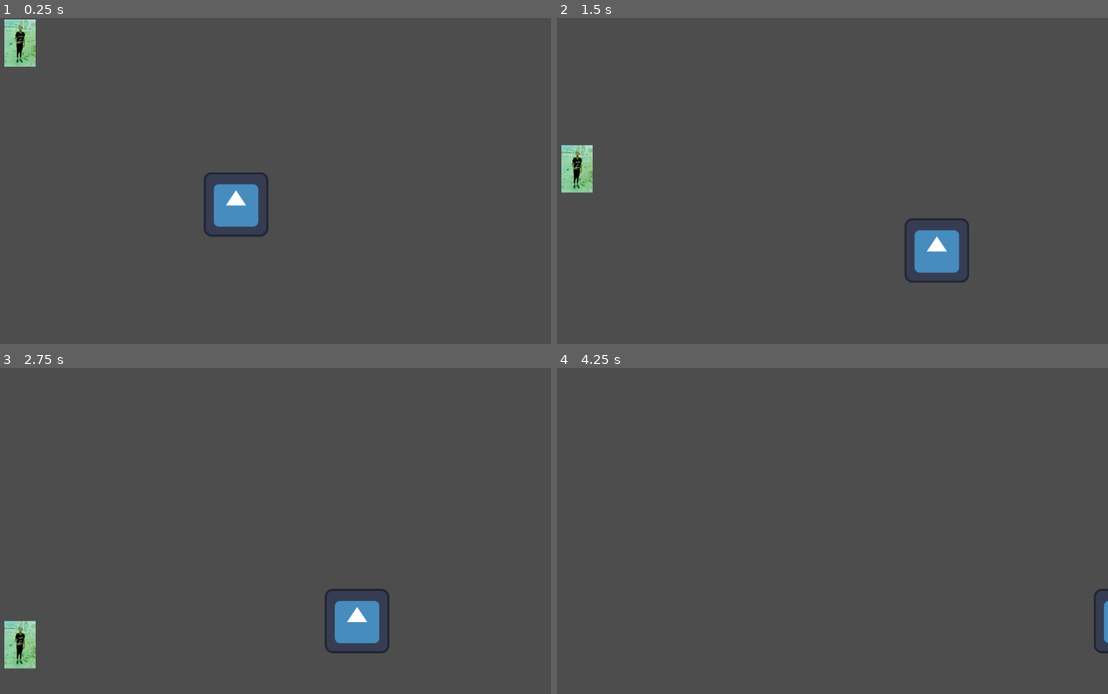
Above: before the commit, frames 1-4 (two rows, left to right).
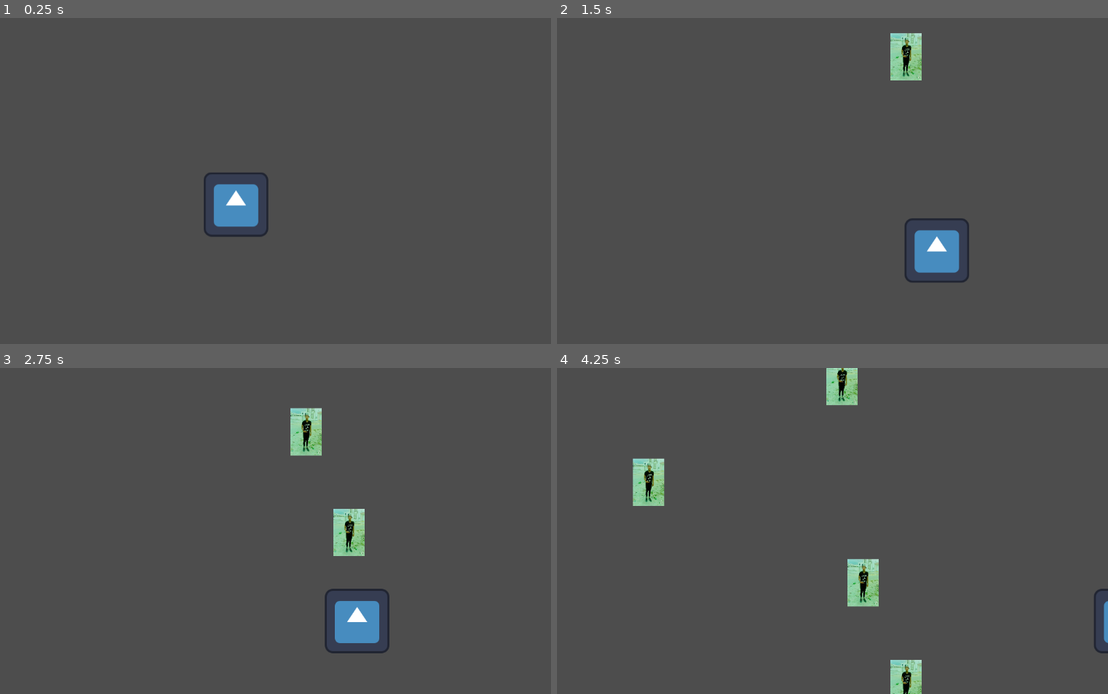
Above: after the commit, the same moments.

Repository: KarimMiladi/stanczyk
Game: Godot game, scene res://main/main.tscn
The game is run twice, just before and just after one commit, with the same random seed, the same clock (stepped at 60 frames per second) and the same inputs. The engine's default icon, where the game draws it, is replaced by a stand-in: a white triangle on a blue panel in a dark square.
Inputs:
- Up to frame 1 (0.25 s): no input
- Up to frame 2 (1.5 s): tap Enter (ui_accept) at 0.5, 0.77 s; hold Right (ui_right) from 0.53 s (still down)
- Up to frame 3 (2.75 s): tap Enter (ui_accept) at 1.52 s; release Right (ui_right) at 2.03 s; hold Left (ui_left) from 2.03 s (still down)
- Up to frame 4 (4.25 s): release Left (ui_left) at 2.78 s; hold Right (ui_right) from 2.78 s (still down); tap Enter (ui_accept) at 3.02, 3.77 s

The runs differ from the first frame. In frame 1, 0.8% of the frame differs, in the area x 0-7%, y 0-15%; in frame 2, 1.7%; in frame 3, 2.5%; in frame 4, 2.9%, in the area x 13-67%, y 0-100%.

Commit message:
tomato spawner provisoire

Diff:
--- a/clown/clown.tscn.gd
+++ b/clown/clown.tscn.gd
@@ -25,7 +25,6 @@
 	move_and_slide()
 
 func lose_hp() -> void:
-	print("aaaaaaaaaaaaa")
 	hp -= 1
 	if hp <= 0:
 		$"..".emit_signal("game_over")
--- a/main/main.gd
+++ b/main/main.gd
@@ -1,12 +1,14 @@
 extends Node2D
+
 
 signal game_over
 
 # Called when the node enters the scene tree for the first time.
 func _ready() -> void:
-	pass # Replace with function body.
+	pass
 
-
+func _on_timer_timeout():
+	pass
 # Called every frame. 'delta' is the elapsed time since the previous frame.
 func _process(delta: float) -> void:
 	pass
--- a/main/main.tscn
+++ b/main/main.tscn
@@ -3,6 +3,7 @@
 [ext_resource type="Script" uid="uid://dts11xgyqj5pk" path="res://main/main.gd" id="1_xwkvk"]
 [ext_resource type="PackedScene" uid="uid://b0ixvlxs8lt8n" path="res://tomato/tomato.tscn" id="2_pjrb6"]
 [ext_resource type="PackedScene" uid="uid://4v7ytiuj83bm" path="res://clown/clown.tscn" id="2_xwkvk"]
+[ext_resource type="Script" uid="uid://bjdsqj3i0nwnf" path="res://main/tomato_spawner.gd" id="4_c651c"]
 
 [sub_resource type="WorldBoundaryShape2D" id="WorldBoundaryShape2D_pjrb6"]
 
@@ -15,10 +16,14 @@
 [node name="CollisionShape2D" type="CollisionShape2D" parent="Node2D" unique_id=1349211972]
 shape = SubResource("WorldBoundaryShape2D_pjrb6")
 
-[node name="Tomato" parent="." unique_id=250840552 instance=ExtResource("2_pjrb6")]
-position = Vector2(301, -23)
-
 [node name="Clown" parent="." unique_id=1534587545 instance=ExtResource("2_xwkvk")]
 position = Vector2(528, 342)
 
+[node name="tomato_spawner" type="Node2D" parent="." unique_id=305985549]
+script = ExtResource("4_c651c")
+tomato = ExtResource("2_pjrb6")
+
+[node name="Timer" type="Timer" parent="tomato_spawner" unique_id=36965072]
+autostart = true
+
 [connection signal="game_over" from="." to="." method="_on_game_over"]
--- /dev/null
+++ b/main/tomato_spawner.gd
@@ -0,0 +1,22 @@
+extends Node2D
+
+@export var tomato: PackedScene
+
+@onready var timer: Timer = $Timer
+
+var rows: int = 20
+var width: float = 850
+# Called when the node enters the scene tree for the first time.
+func _ready() -> void:
+	timer.timeout.connect(_on_timer_timeout)
+
+func _on_timer_timeout():
+	if tomato:
+		var instance = tomato.instantiate()
+		add_child(instance)
+		instance.global_position = Vector2(randi_range(0,rows-1) * (width/rows)  + 200, -23)
+
+
+# Called every frame. 'delta' is the elapsed time since the previous frame.
+func _process(delta: float) -> void:
+	pass
Not shown, added: main/tomato_spawner.gd.uid
